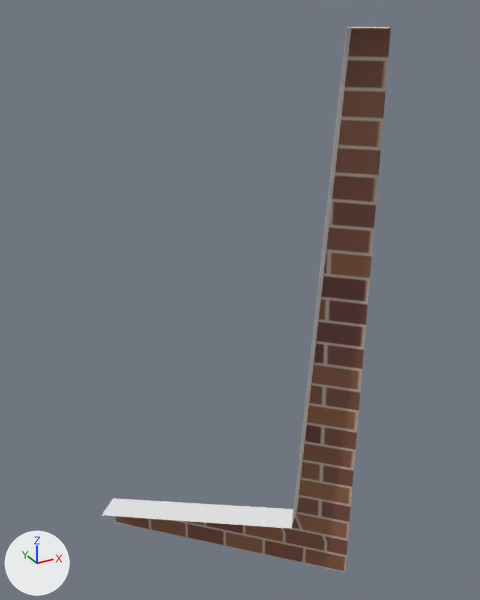
The Blender file walls.blend, before and after one commit.
One viewpoint serves both versions: a 50 mm lens placed at (-1.43, -2.87, 3.07), pointed at (0.11, -0.07, 1.67). The lights are fixed; the arrows at lower left show +X, +Y and +Z. The same objects are shown in both versions, whatever each file hides.

Before the edit, the objects in view are built like this:
```python
me_cube_038 = bpy.data.meshes.new('Cube.038')
me_cube_038.from_pydata(...)  # 8 vertices, 5 faces; spans x -0.5..0.56, y -0.56..0.5, z 0.0..3.0
me_cube_038.materials.append(mat_material_012)  # picture img_brick_wall_png_006
me_plane_018 = bpy.data.meshes.new('Plane.018')
me_plane_018.from_pydata([(-0.62, 0.38, 0.2), (0.44, -0.67, 3.0), (-0.5, 0.5, 0.2), (0.56, -0.56, 3.0), (0.23, -0.46, 0.4), (0.34, -0.34, 0.4), (0.33, -0.56, 3.0), (0.44, -0.44, 3.0)], [], [(6, 1, 3, 7), (0, 4, 5, 2), (4, 6, 7, 5)])
me_plane_018.materials.append(mat_material_015)  # its picture is missing
ob_diagonal_wall_right_right_extension = bpy.data.objects.new('Diagonal_Wall.Right.Right_Extension', me_cube_038)
ob_diagonal_wall_right_right_extension.location = (0.0, 0.0, 0.0)
ob_diagonal_wall_top_right_right_extension = bpy.data.objects.new('Diagonal_Wall_Top.Right.Right_Extension', me_plane_018)
ob_diagonal_wall_top_right_right_extension.location = (0.0, 0.0, 0.0)
```
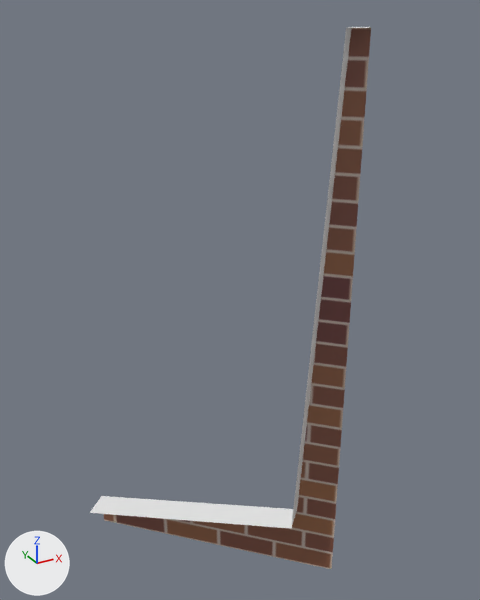
What differs and where, as boxes (x1, y1, x2, y2) in the pictures (480 x 600 px; the box of a moved part takes in the faces that stretch with it):
'Diagonal_Wall.Right.Right_Extension', reshaped
    before: (115, 27, 391, 572)
    after: (104, 27, 371, 569)
'Diagonal_Wall_Top.Right.Right_Extension', reshaped
    before: (102, 27, 390, 528)
    after: (90, 27, 369, 528)
part 1 of me_plane_018, moved or reshaped
    before: (102, 498, 292, 528)
    after: (90, 496, 292, 528)

What the commit changed:
me_plane_018 has 8 vertices, 3 faces and spans x -0.62..0.56, y -0.67..0.5, z 0.2..3.0.
me_plane_018 is used by ob_diagonal_wall_top_right_right_extension; location (0.0, 0.0, 0.0).
Part 1, on me_plane_018:
Vertex 0 of me_plane_018 moves from (-0.62, 0.38, 0.2) at pixel (101, 515) to (-0.67, 0.44, 0.2) at pixel (89, 512).
Vertex 2 of me_plane_018 moves from (-0.5, 0.5, 0.2) at pixel (113, 498) to (-0.56, 0.56, 0.2) at pixel (101, 495).
Object 'Diagonal_Wall.Right.Right_Extension' (ob_diagonal_wall_right_right_extension) now shows me_cube_044 instead of me_cube_038.
